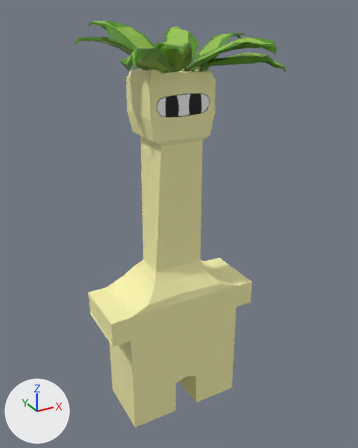
A saved change to the glTF model fof/assets/base_game/cards/120 - Neckus Palmus/model.glb.
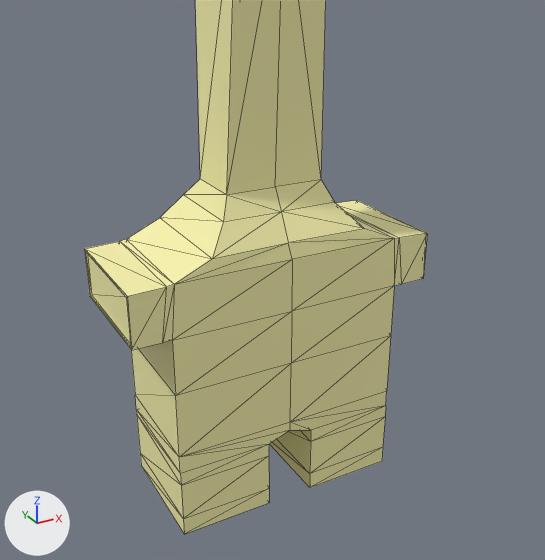
There are two pictures of each version: one whole from a camera (50 mm lens) standing at (-1.21, -2.29, 2.34) and looking at (0.04, -0.01, 1.2), one close up from a camera (50 mm lens) standing at (-0.96, -1.81, 1.56) and looking at (-0.06, -0.18, 0.74). Lighting does not change. The marker at lower left points along +X, +Y and +Z. The older version's two pictures come first. The close-ups show mesh edges as thin lines. Vertices at exactly the same position are counted once.

Names of what the first close-up shows: 'NeckusPalmus'.
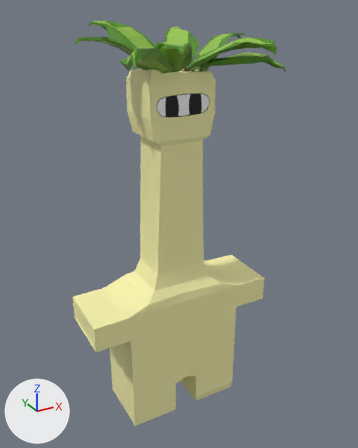
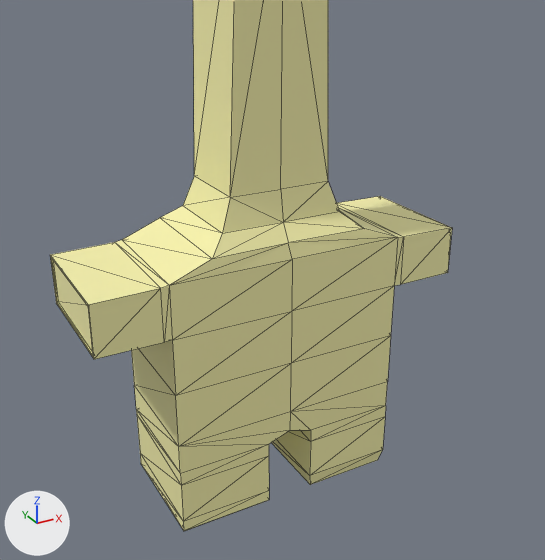
Diff of the bpy script that builds the scene:
```diff
--- a/fof/assets/base_game/cards/120 - Neckus Palmus/model.glb.py
+++ b/fof/assets/base_game/cards/120 - Neckus Palmus/model.glb.py
@@ me_plane_001 @@
 # used by ob_neckuspalmus; location = (0.0, 0.0, 0.0)
-me_plane_001.from_pydata(...)  # 810 vertices, 1584 faces; spans x -0.49..0.5, y -0.44..0.41, z 0.0..2.27
+me_plane_001.from_pydata(...)  # 814 vertices, 1592 faces; spans x -0.56..0.56, y -0.44..0.41, z 0.0..2.27
+# me_plane_001 part 1
+# 8 vertices in x -0.46, y -0.18..0.18, z 0.64..0.79 move by (-0.1, 0.0, 0.0)
+# 8 vertices in x 0.46, y -0.18..0.18, z 0.64..0.79 move by (0.1, 0.0, 0.0)
+# 4 vertices in x -0.46, y -0.18..0.18, z 0.64..0.78 move by (-0.09, 0.0, 0.0)
+# 4 vertices in x 0.46, y -0.18..0.18, z 0.64..0.78 move by (0.09, 0.0, 0.0)
+# 3 vertices in x -0.15..0.15, y 0.08, z 0.97 move by (0.0, 0.03, 0.0)
+# 3 vertices in x -0.15..0.15, y -0.09, z 0.97 move by (0.0, -0.03, 0.0)
+# 14 vertices move from x -0.36..0.36, y -0.18..0.18, z 0.79..0.91 to x -0.38..0.38, y -0.18..0.18, z 0.79..0.88
+# me_plane_001 part 2
+# 2 vertices are removed from x -0.35..-0.07, y -0.18..0.18, z 0.0
+# 10 faces are deleted
+# 6 vertices in x -0.35..0.35, y -0.18..0.18, z 0.27 move by (0.0, 0.0, 0.04)
+# 4 vertices in x -0.35..0.35, y -0.18, z 0.06 move by (0.0, 0.0, -0.01)
+# 6 vertices move from x -0.35..0.35, y -0.18..0.18, z 0.0 to x -0.34..0.34, y -0.17..0.17, z 0.0
+# 6 vertices are added at (-0.35, 0.18, 0.01), (-0.07, 0.18, 0.01), (-0.35, -0.18, 0.01), (-0.07, -0.18, 0.01), (-0.34, 0.17, 0.0), (-0.08, -0.17, 0.0)
+# 18 new faces join them, mat_basepalette
 me_plane_001.materials.append(mat_basepalette)
```

Location of each change, [x1, y1, x2, y2] in pixels of the close-ups (545 x 560 px; the box of a moved part takes in the faces that stretch with it):
'NeckusPalmus', reshaped: before [85, 0, 427, 534]; after [50, 0, 452, 531]
part 1 of me_plane_001, moved or reshaped: before [85, 0, 427, 350]; after [50, 0, 452, 359]
part 2 of me_plane_001, moved or reshaped: before [131, 336, 391, 534]; after [131, 336, 391, 531]
